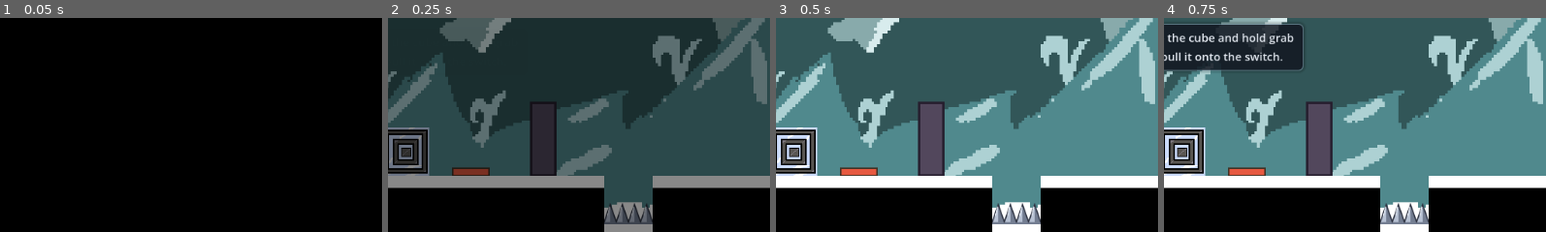
Above: before the commit, frames 1-4 (left to right).
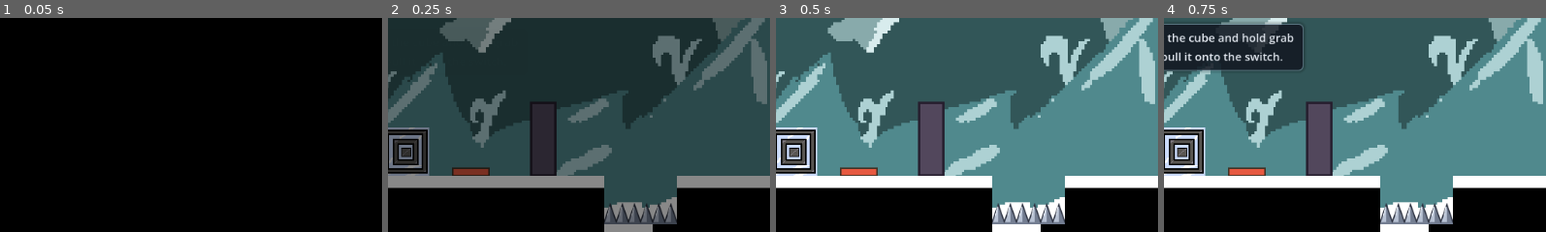
Above: after the commit, the same moments.

Repository: Michael-K-Williams/The-Eggbasket---ThreeThingGameSubmission2026
Game: Godot game, scene res://Scenes/level_2.tscn
Two runs of this game, one before a commit and one after it. Both use one fixed random seed, a clock stepped at 60 frames per second and the inputs below. This scene is started directly instead of the project's main scene.
Inputs:
- Up to frame 1 (0.05 s): no input
- Up to frame 2 (0.25 s): no input
- Up to frame 3 (0.5 s): no input
- Up to frame 4 (0.75 s): hold Tab (toggle_controls) from 0.53 s (still down)
The pictures show only the part of the screen within x 15-65%, y 48-98%; the shares and areas given below are measured in that part.

Frame 1 is identical in both runs. In frame 2, 1.4% of the frame differs, in the area x 69-76%, y 73-97%; in frame 3, 1.4%; in frame 4, 1.4%.

Commit message:
Spikes only hurt at the points so you fall into the pit, and widen the level 2 pit

Diff:
--- a/bubble-&-squeak-/Scenes/level_2.tscn
+++ b/bubble-&-squeak-/Scenes/level_2.tscn
@@ -105,9 +105,9 @@
 open_offset = Vector2(0, -192)
 
 [node name="Spikes" type="Area2D" parent="." unique_id=1177993777]
-position = Vector2(480, 512)
+position = Vector2(496, 512)
 script = ExtResource("17_j13t8")
-size = Vector2(64, 64)
+size = Vector2(96, 64)
 tint = Color(0.85, 0.15, 0.15, 0.55)
 look = 1
 
@@ -166,4 +166,4 @@
 [node name="TileMap" type="TileMap" parent="." unique_id=136031656]
 tile_set = ExtResource("26_7kav4")
 format = 2
-layer_0/tile_data = PackedInt32Array(983040, 393216, 1, 1048 …(736 unchanged characters)… , 1114126, 0, 0, 1114127, 0, 0, 983056, 0, 0, 1048592, 393216, 1, 1114128, 393216, 1, 983057, 0, 0, 104 …(2253 unchanged characters)…
+layer_0/tile_data = PackedInt32Array(983040, 393216, 1, 1048 …(736 unchanged characters)… , 1114126, 0, 0, 1114127, 0, 0, 983056, -1, -1, 1048592, -1, -1, 1114128, 393216, 1, 983057, 0, 0, 104 …(2253 unchanged characters)…
--- a/bubble-&-squeak-/Scripts/kill_zone.gd
+++ b/bubble-&-squeak-/Scripts/kill_zone.gd
@@ -42,11 +42,24 @@
 	collision_mask = 3   # players are on layer 2 in the levels, 1 on the bare player scene
 	monitorable = false
 
+	var lethal := _lethal_rect()
 	var rect_shape := RectangleShape2D.new()
-	rect_shape.size = size
+	rect_shape.size = lethal.size
 	var cs := CollisionShape2D.new()
 	cs.shape = rect_shape
+	cs.position = lethal.get_center()
 	add_child(cs)
+
+
+# Spikes only hurt once you've dropped down onto the points, so you fall into
+# the pit first instead of dying the moment you cross the edge. The zone's top
+# stays where it was, it's just the sharp bit at the bottom that counts.
+func _lethal_rect() -> Rect2:
+	var full := Rect2(-size / 2.0, size)
+	if look != 1:
+		return full
+	var h := minf(spike_height * 0.6, size.y)
+	return Rect2(full.position.x, full.end.y - h, size.x, h)
 
 
 # checked every frame rather than on body_entered, so a yeti whose bubble pops
@@ -54,7 +67,8 @@
 func _physics_process(_delta: float) -> void:
 	if Engine.is_editor_hint():
 		return
-	var rect := Rect2(global_position - size / 2.0, size)
+	var local := _lethal_rect()
+	var rect := Rect2(global_position + local.position, local.size)
 	for node in get_tree().get_nodes_in_group("yetis"):
 		var yeti := node as Yeti
 		if yeti == null or yeti.in_cave:
